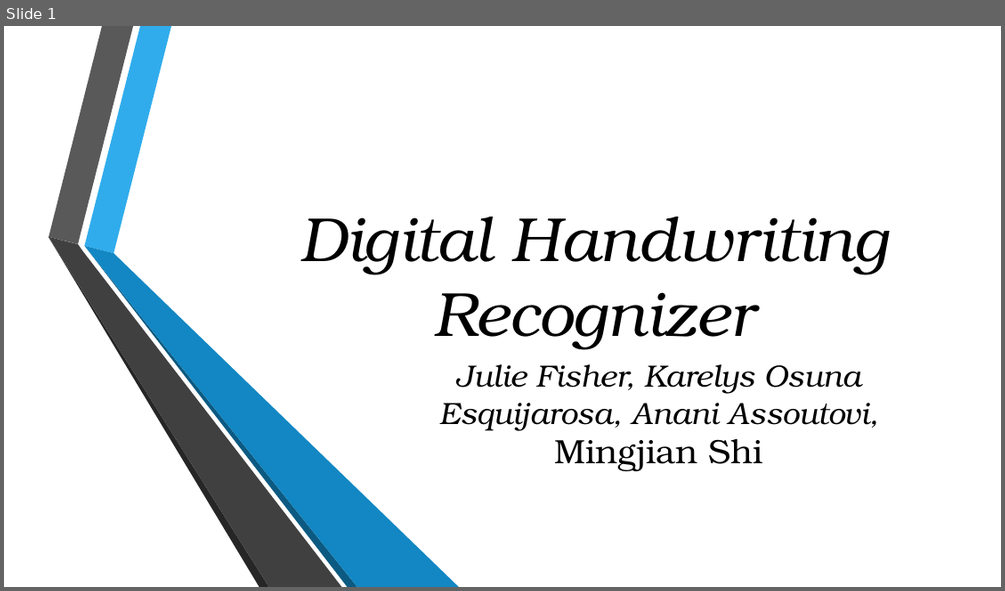
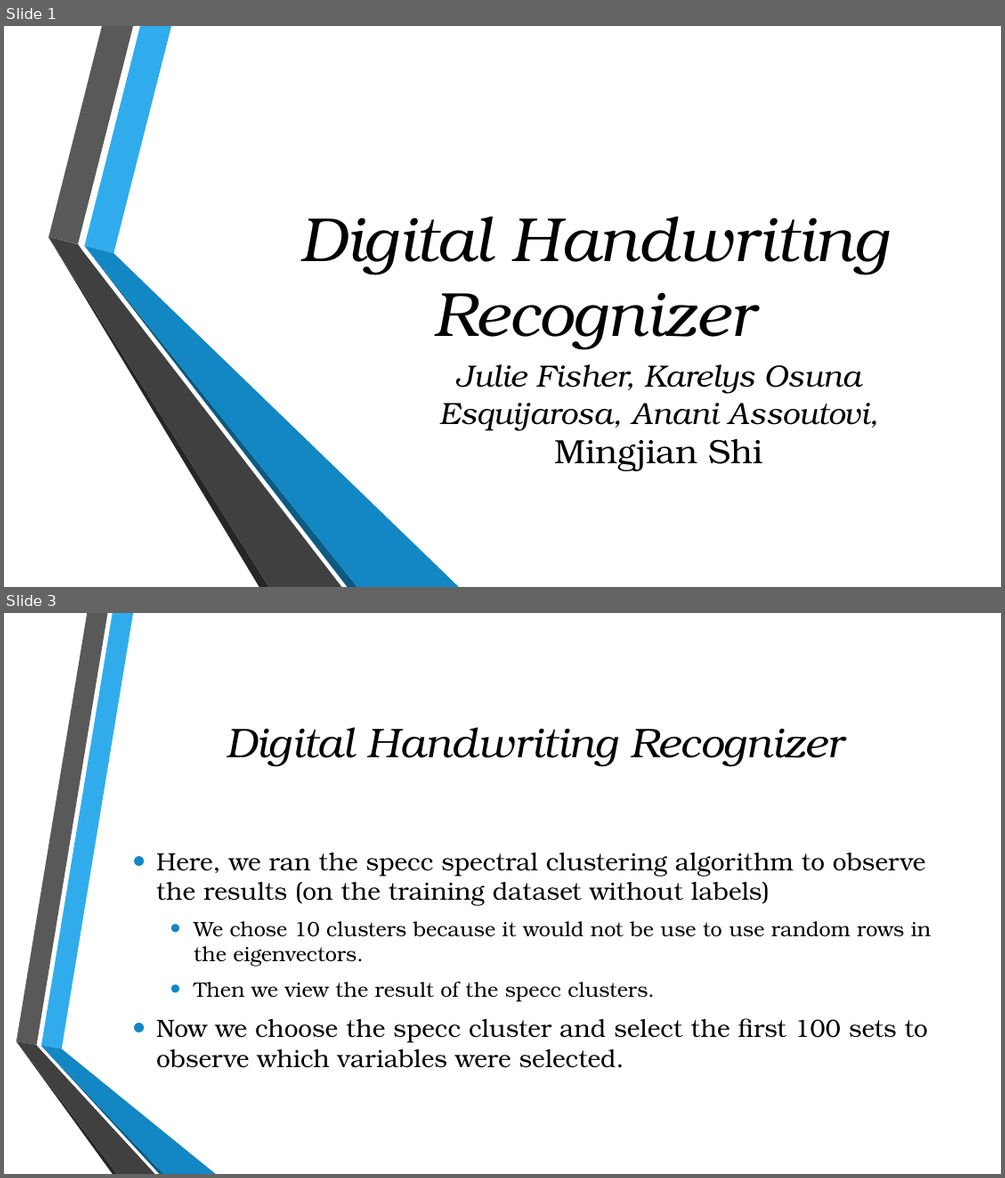
Before and after one commit to julielinx/Final-_Project, a slide deck: Presentation1.pptx. Shown one above the other, each under a label of ours: slide 1 before the commit, slides 1 and 3 after it; the slides between them are not shown. The pictures are 1005x591 and 1005x1178 pixels, drawn with LibreOffice and Linux fonts; fonts in the diff are those of the drawing; background and template pictures are left out. Boxes give left, top, right and bottom in pixels: in the first picture for what was removed or moved away, otherwise in the second. Text is boxed around its words. In the diff, an @@ line names an element or a change of style, - is before the commit and + after.

Commit message:
R code and csv dataset by @AnaniSkywalker

```diff
--- a/Presentation1.pptx
+++ b/Presentation1.pptx
@@ slide 3 added at [4,613,1001,1174], background picture (left out) @@
@@ title added at [226,727,843,767], 40 pt, text #000000, italic @@
+Digital Handwriting Recognizer
@@ text added at [156,852,930,1068], 24 pt, text #000000 @@
+• Here, we ran the specc spectral clustering algorithm to observe the results (on the training dataset without labels)
+  • We chose 10 clusters because it would not be use to use random rows in the eigenvectors.
+  • Then we view the result of the specc clusters.
+• Now we choose the specc cluster and select the first 100 sets to observe which variables were selected.
@@ group added at [16,613,216,1174]: 6 freeform shapes @@
```
Also in this commit, not shown: 2 other slides added.
